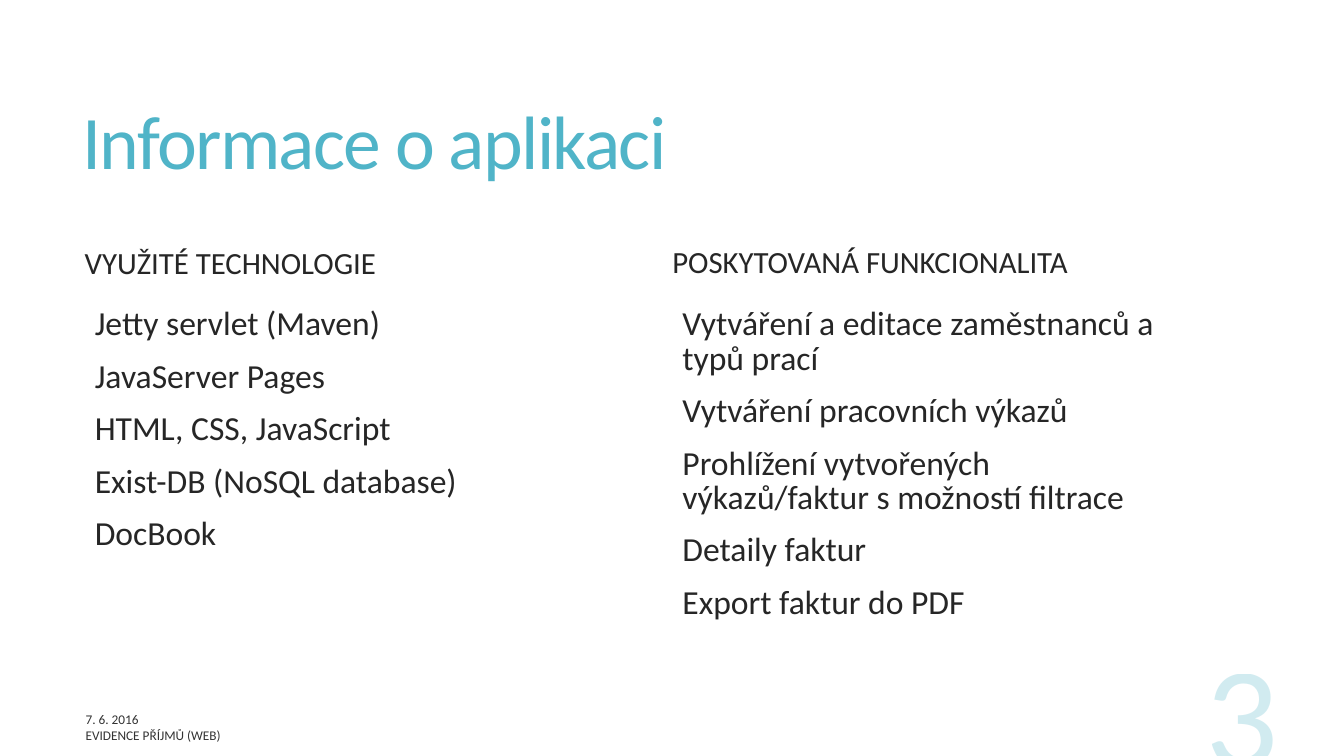
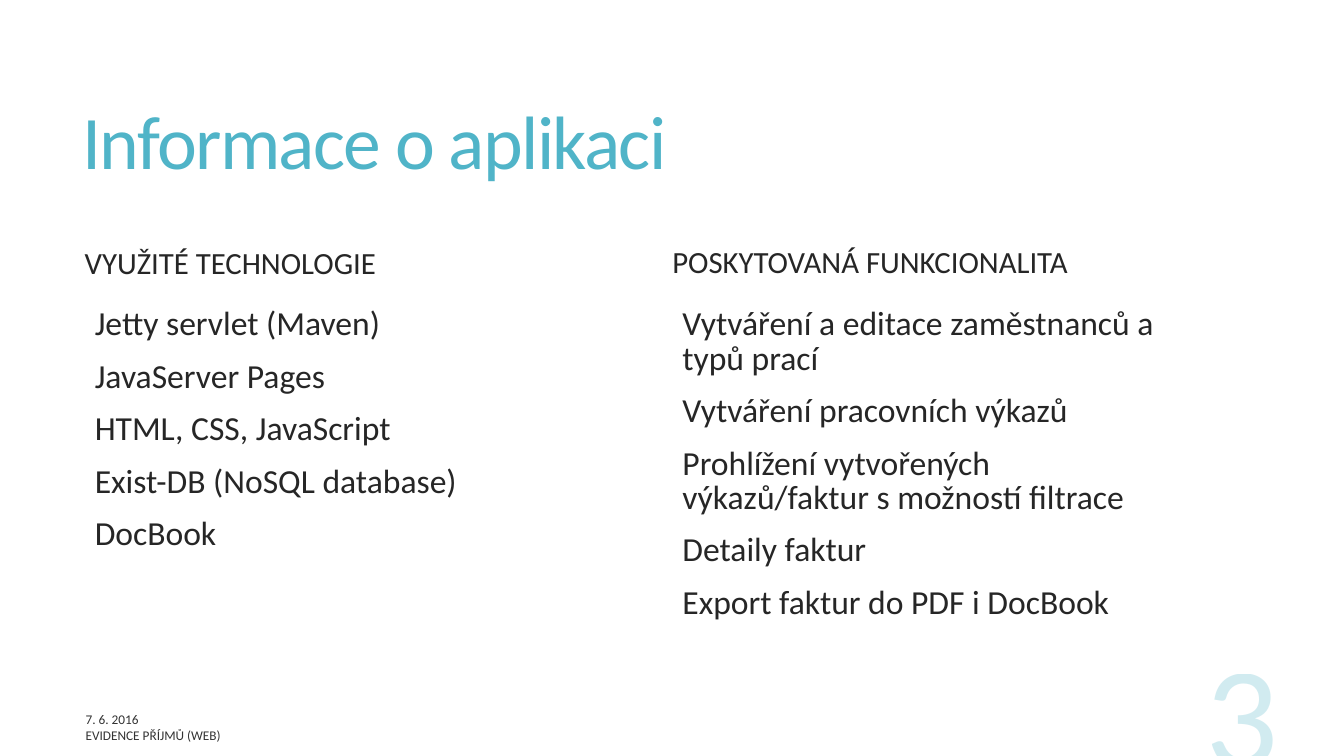
Before and after one commit to Matesyi/pb138-evidence-prijmu-web, a slide deck: slide 3 of Documentation/final-presentation.pptx. Drawn at 1344x756 pixels with LibreOffice and Linux fonts; fonts in the diff are those of the drawing. Boxes give left, top, right and bottom in pixels: in the first picture for what was removed or moved away, otherwise in the second. Text is boxed around its words. In the diff, an @@ line names an element or a change of style, - is before the commit and + after.

```diff
--- a/Documentation/final-presentation.pptx
+++ b/Documentation/final-presentation.pptx
@@ text at <box>682,590,1109,620</box>: text changed @@
-  Export faktur do PDF
+  Export faktur do PDF i DocBook
```
Also in this commit, not shown: 3 other files.
